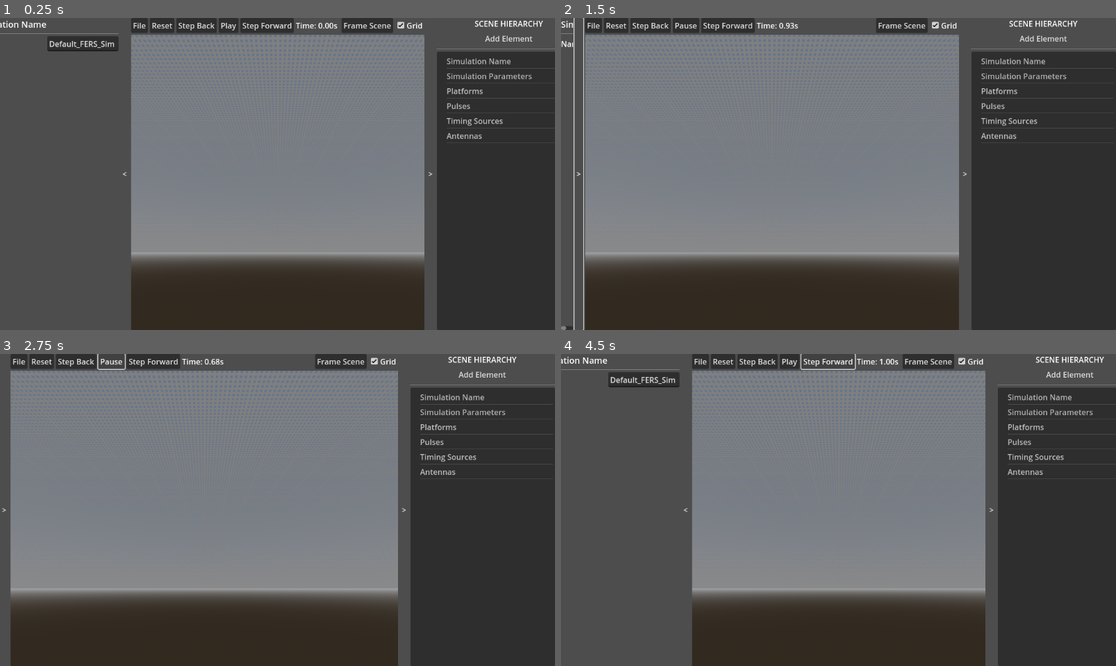
Above: before the commit, frames 1-4 (two rows, left to right).
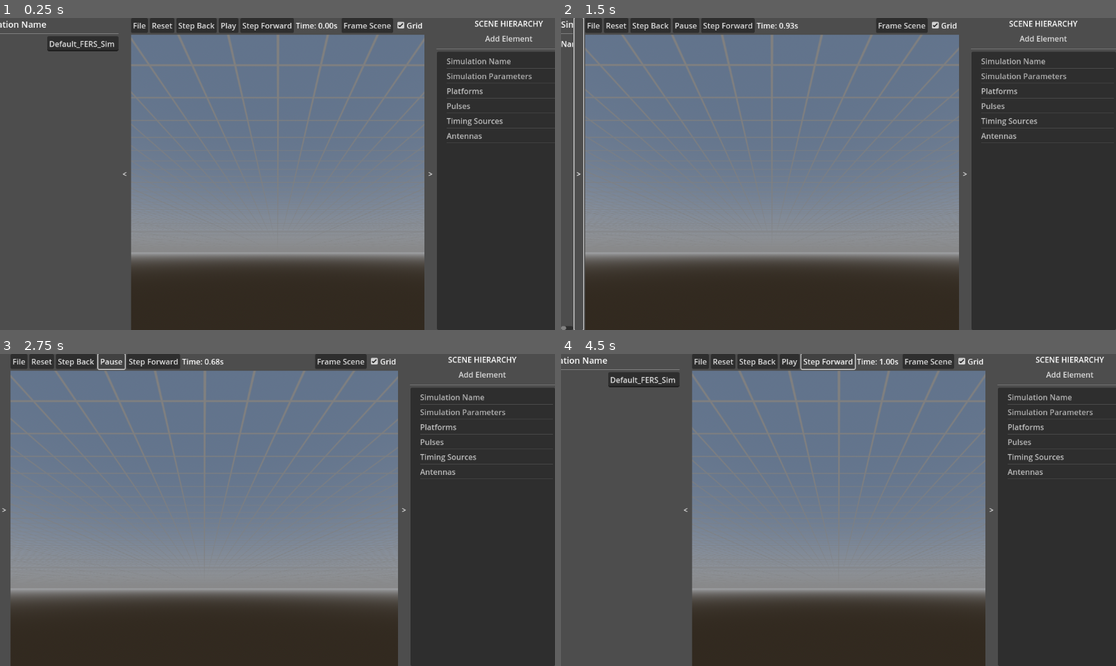
Above: after the commit, the same moments.

Repository: the-user-created/FERS_UI
Game: Godot game, scene res://scenes/main.tscn
Two runs of this game, one before a commit and one after it. Both use one fixed random seed, a clock stepped at 60 frames per second and the inputs below.
Inputs:
- Up to frame 1 (0.25 s): no input
- Up to frame 2 (1.5 s): click "Play" at 0.5 s; click "<" at 1.25 s
- Up to frame 3 (2.75 s): click "Play" at 2 s
- Up to frame 4 (4.5 s): click ">" at 2.75 s; click "File" at 3.5 s; click "Step Forward" at 4.25 s

The runs differ from the first frame. In frame 1, 6.3% of the frame differs, in the area x 23-77%, y 5-42%; in frame 2, 7.6%; in frame 3, 7.6%, in the area x 1-72%, y 5-43%; in frame 4, 6.3%.

Commit message:
feat: adjust minor grid color opacity and refine LOD tier spacing values

Diff:
--- a/scripts/views/world_3d_view.gd
+++ b/scripts/views/world_3d_view.gd
@@ -16,14 +16,15 @@
 @export_category("Grid")
 @export var show_grid: bool = true
 @export var major_grid_color: Color = Color(0.5, 0.5, 0.5, 1.0)
-@export var minor_grid_color: Color = Color(0.5, 0.5, 0.5, 0.5)
+@export var minor_grid_color: Color = Color(0.5, 0.5, 0.5, 0.25)
 @export var grid_line_width: float = 0.05
 
 # --- CONSTANTS ---
 const LOD_TIERS = [
-	{"threshold": 1000.0, "spacing": 100.0},
-	{"threshold": 100.0, "spacing": 10.0},
-	{"threshold": 10.0, "spacing": 1.0},
+	{"threshold": 1000.0, "spacing": 1000.0},
+	{"threshold": 100.0, "spacing": 100.0},
+	{"threshold": 10.0, "spacing": 10.0},
+	{"threshold": 1.0, "spacing": 1.0},
 	{"threshold": 0.0, "spacing": 0.1}
 ]
 
